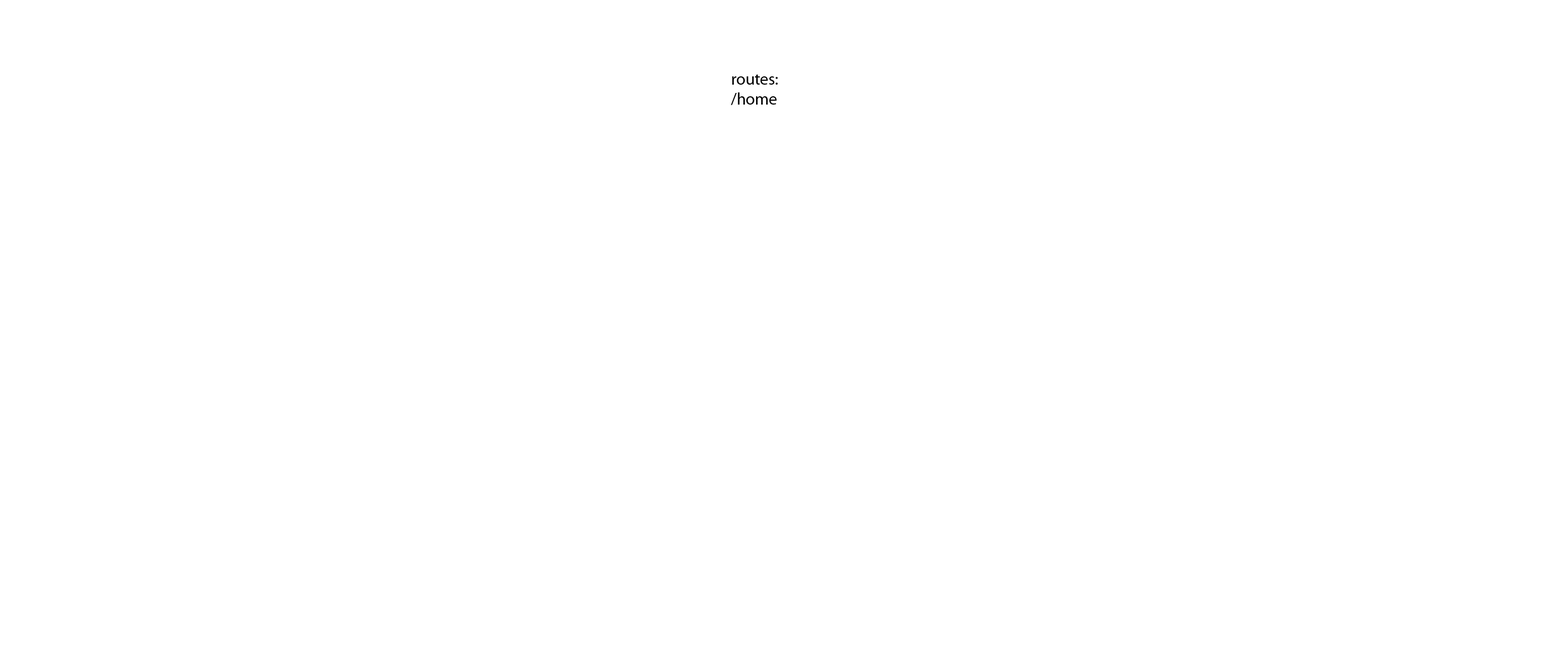
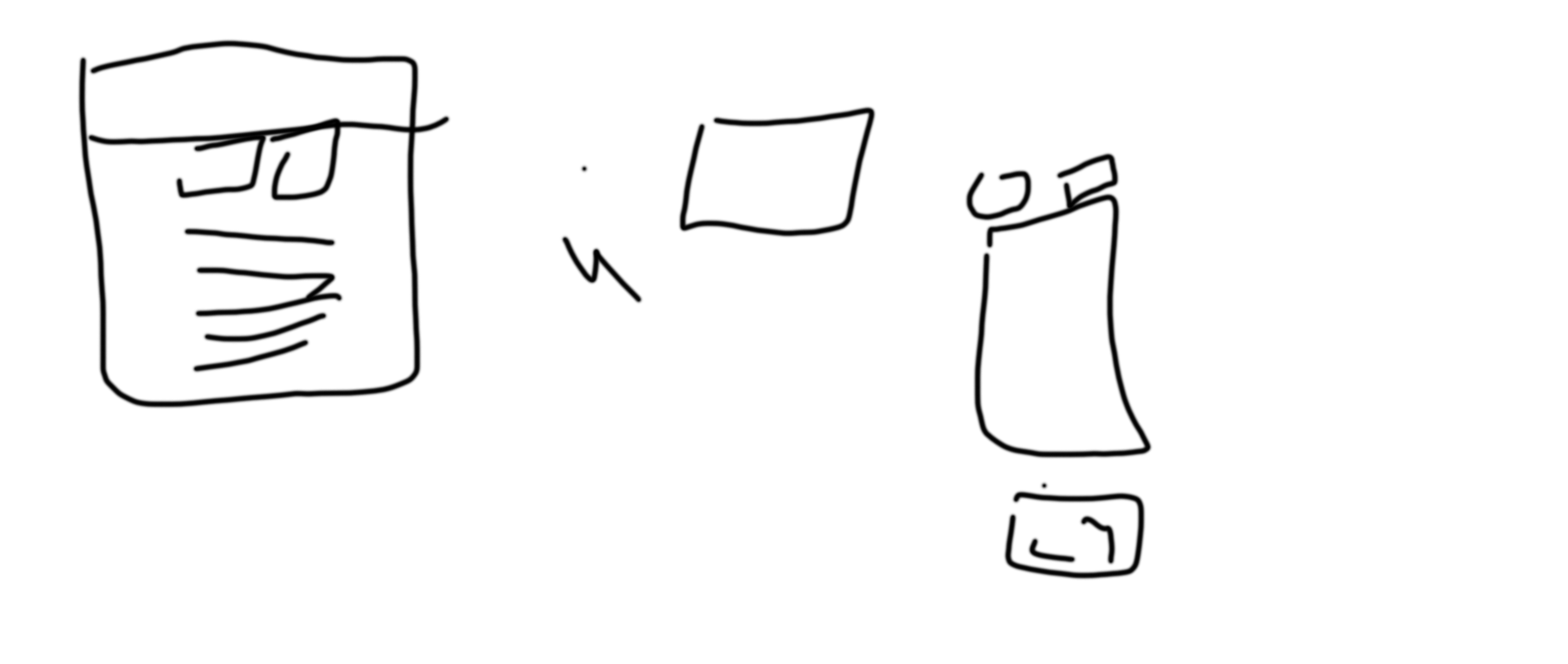
Layered file, before and after one edit (1568x664). Changes by layer:
added group "screenshot1" with 2 layers above "routes" over (76, 38, 1154, 581)
added layer "Layer 2" in group "screenshot1" over (76, 38, 1154, 581)
added layer "Color Fill 1" in group "screenshot1" over (76, 38, 1154, 581)
hid group "routes" (1 layers) over (730, 74, 778, 106)
